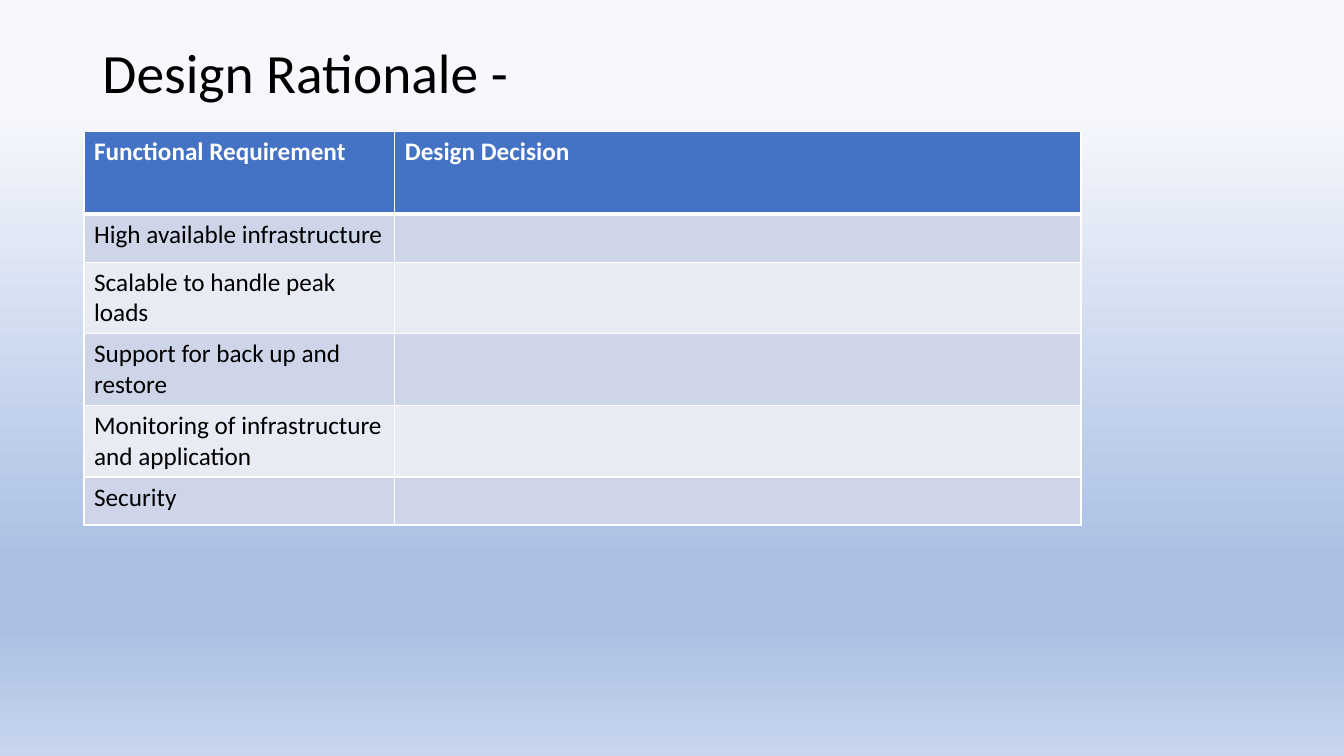
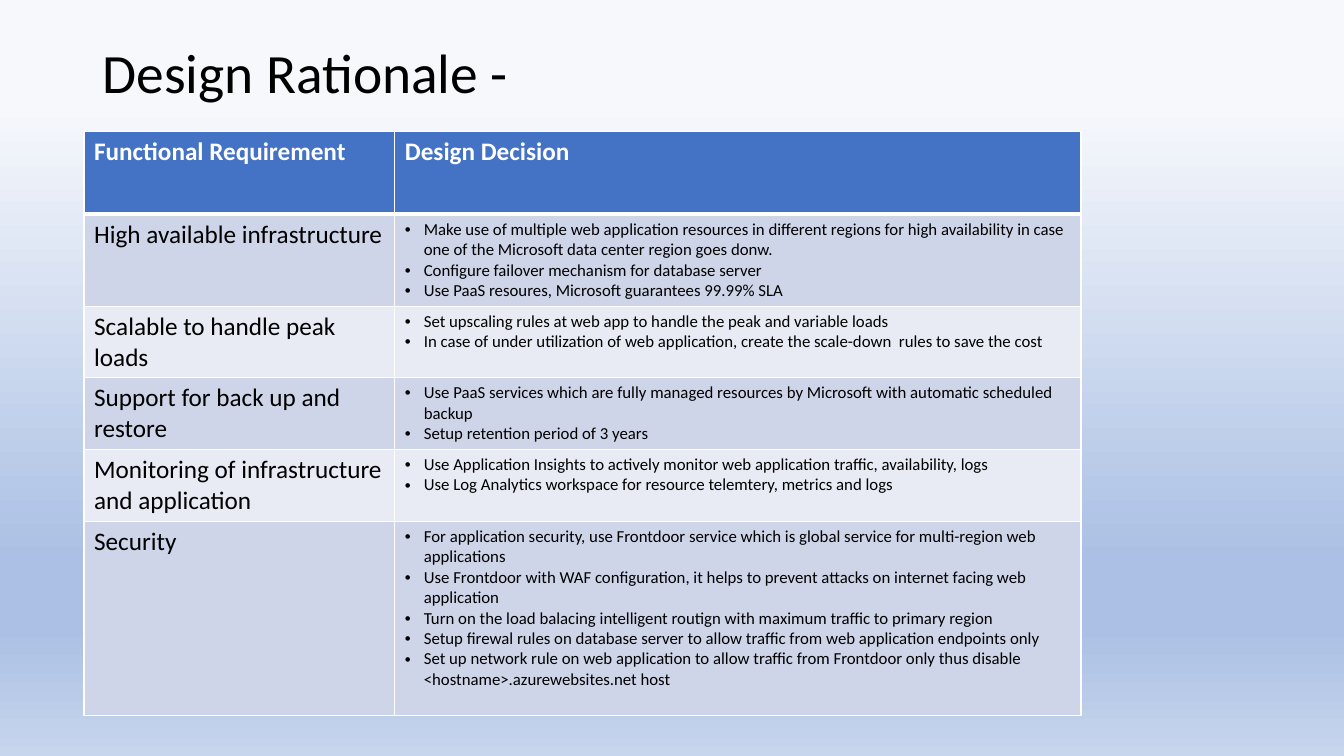
Before and after one commit to patild05/notejam, a slide deck: slide 6 of Documentation/notejam.pptx. Drawn at 1344x756 pixels with LibreOffice and Linux fonts; fonts in the diff are those of the drawing. Boxes give left, top, right and bottom in pixels: in the first picture for what was removed or moved away, otherwise in the second. Text is boxed around its words. In the diff, an @@ line names an element or a change of style, - is before the commit and + after.

```diff
--- a/Documentation/notejam.pptx
+++ b/Documentation/notejam.pptx
@@ table at box(84, 131, 1081, 708) @@
-row 2, column 2: 
+row 2, column 2: Make use of multiple web application resources in different regions for high availability in case one of the Microsoft data center region goes donw. / Configure failover mechanism for database server / Use PaaS resoures, Microsoft guarantees 99.99% SLA
-row 3, column 2: 
+row 3, column 2: Set upscaling rules at web app to handle the peak and variable loads / In case of under utilization of web application, create the scale-down rules to save the cost
-row 4, column 2: 
+row 4, column 2: Use PaaS services which are fully managed resources by Microsoft with automatic scheduled backup / Setup retention period of 3 years
-row 5, column 2: 
+row 5, column 2: Use Application Insights to actively monitor web application traffic, availability, logs / Use Log Analytics workspace for resource telemtery, metrics and logs
-row 6, column 2: 
+row 6, column 2: For application security, use Frontdoor service which is global service for multi-region web applications / Use Frontdoor with WAF configuration, it helps to prevent attacks on internet facing web application / Turn on the load balacing intelligent routign with maximum traffic to primary region / Setup firewal rules on database server to allow traffic from web application endpoints only / Set up network rule on web application to allow traffic from Frontdoor only thus disable <hostname>.azurewebsites.net host
```
Also in this commit, not shown: 2 other slides changed, 3 other files.
